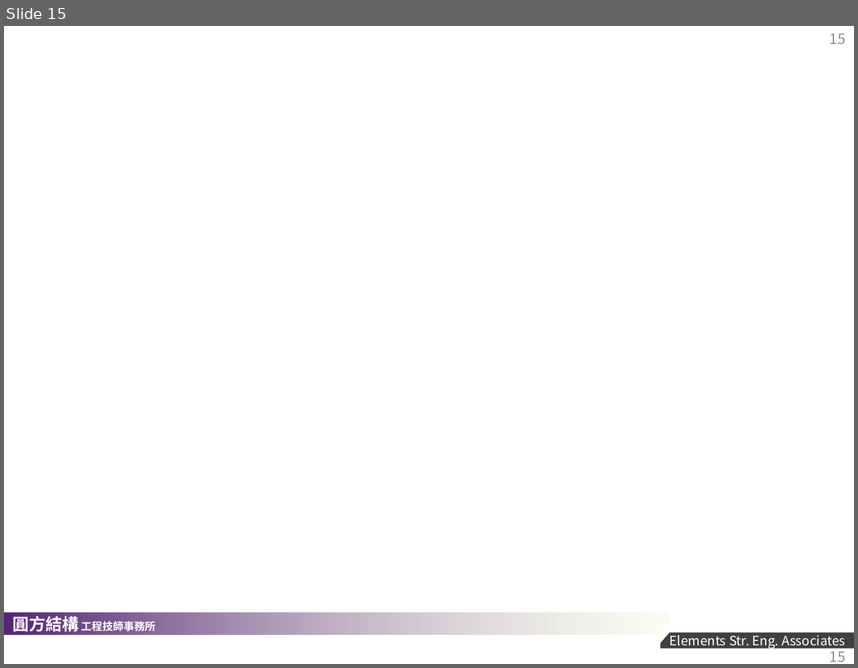
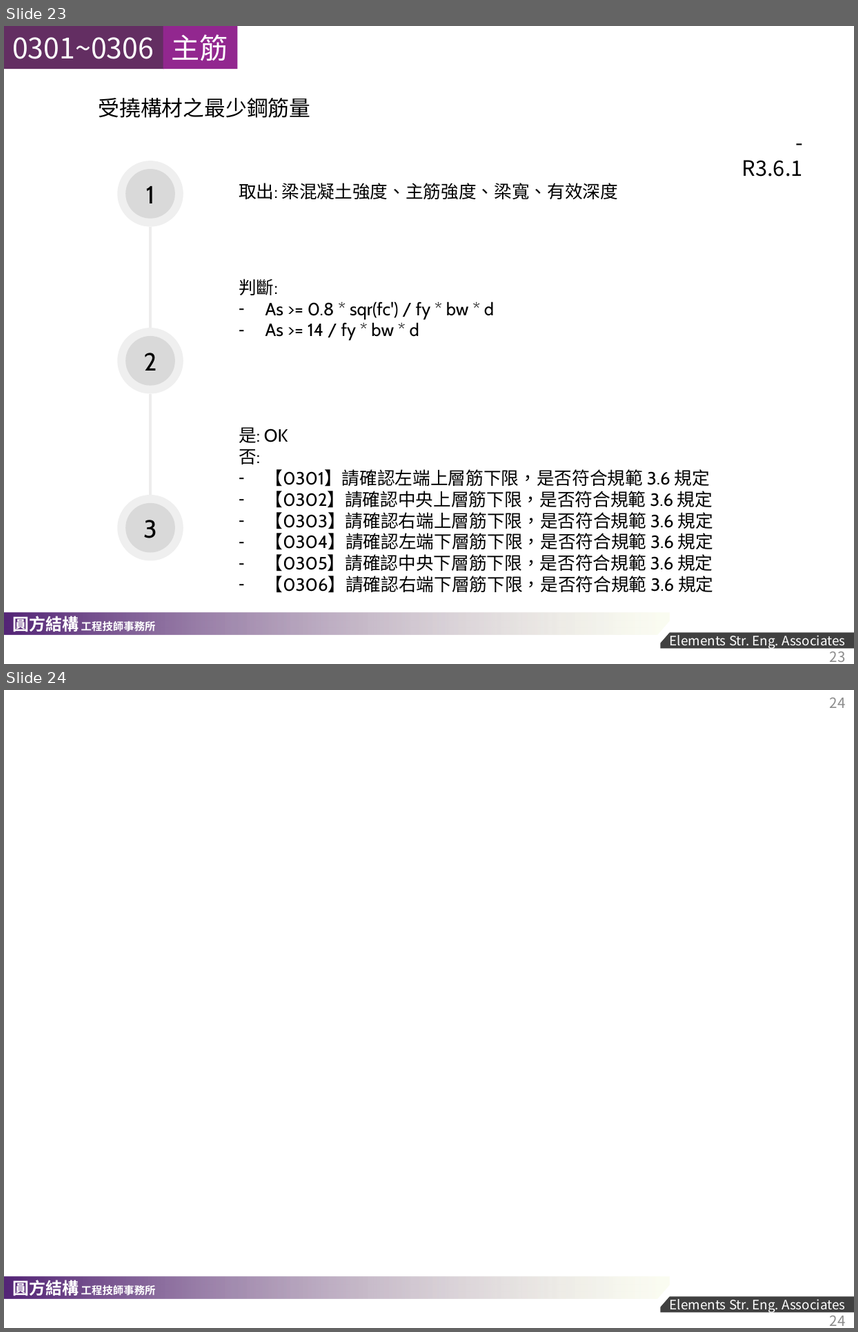
Before and after one commit to skyran1278/VbaProject, a slide deck: 20170524_RCScan/2018-1207 RC SCAN 說明文件.pptx. Shown one above the other, each under a label of ours: slide 15 before the commit, slides 23 and 24 after it. The pictures are 858x668 and 858x1332 pixels, drawn with LibreOffice and Linux fonts; fonts in the diff are those of the drawing; background and template pictures are left out. Boxes give left, top, right and bottom in pixels: in the first picture for what was removed or moved away, otherwise in the second. Text is boxed around its words. In the diff, an @@ line names an element or a change of style, - is before the commit and + after.

```diff
--- a/20170524_RCScan/2018-1207 RC SCAN 說明文件.pptx
+++ b/20170524_RCScan/2018-1207 RC SCAN 說明文件.pptx
@@ slide 23 added at (4, 26, 854, 664), background #FFFFFF; not listed: 4 template elements that a slide beside it also shows @@
@@ rectangle added at (4, 26, 164, 69), fill #632E62, 24 pt, text #FFFFFF @@
+0301~0306
@@ rectangle added at (163, 26, 238, 69), fill #92278F, 24 pt, text #FFFFFF @@
+主筋
@@ text added at (98, 98, 310, 118), 18 pt, text #000000 @@
+受撓構材之最少鋼筋量
@@ ellipse added at (117, 161, 183, 226), fill #D9D9D9 at 42% opacity, 21 pt, text #000000 @@
+1
@@ ellipse added at (125, 169, 175, 218), fill #D9D9D9 @@
@@ text added at (742, 160, 803, 176), 18 pt, text #000000 @@
+- R3.6.1
@@ text added at (239, 183, 619, 199), 15 pt, text #000000 @@
+取出: 梁混凝土強度、主筋強度、梁寬、有效深度
@@ line added from (150, 227) to (150, 328), #EDECEC 2.25 pt @@
@@ text added at (239, 279, 494, 340), 15 pt, text #000000 @@
+判斷:
+– As >= 0.8 * sqr(fc') / fy * bw * d
+– As >= 14 / fy * bw * d
@@ ellipse added at (117, 328, 183, 393), fill #D9D9D9 at 42% opacity, 21 pt, text #000000 @@
+2
@@ ellipse added at (125, 335, 175, 385), fill #D9D9D9 @@
@@ line added from (150, 393) to (150, 495), #EDECEC 2.25 pt @@
@@ text added at (239, 427, 713, 592), 15 pt, text #000000 @@
+是: OK
+否:
+– 【0301】請確認左端上層筋下限，是否符合規範 3.6 規定
+– 【0302】請確認中央上層筋下限，是否符合規範 3.6 規定
+– 【0303】請確認右端上層筋下限，是否符合規範 3.6 規定
+– 【0304】請確認左端下層筋下限，是否符合規範 3.6 規定
+– 【0305】請確認中央下層筋下限，是否符合規範 3.6 規定
+– 【0306】請確認右端下層筋下限，是否符合規範 3.6 規定
@@ ellipse added at (117, 495, 183, 560), fill #D9D9D9 at 42% opacity, 21 pt, text #000000 @@
+3
@@ ellipse added at (125, 503, 175, 552), fill #D9D9D9 @@
@@ page number added at (830, 647, 846, 661), 12 pt, text #8C8C8C @@
+23
@@ what was slide 15 is now slide 24 @@
@@ page number at (830, 698, 846, 708): text changed @@
-15
+24
@@ page number at (830, 1311, 846, 1325): text changed @@
-15
+24
```
Also in this commit, not shown: 6 slides changed, 16 other slides added, 8 slides removed, 2 other files.
